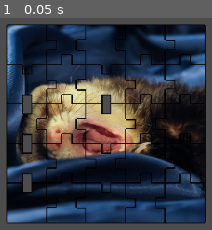
Above: before the commit, frame 1.
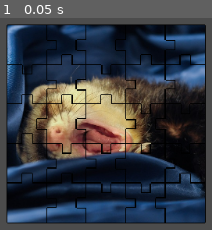
Above: after the commit, the same moment.

Repository: LeoDog896/godot-jigsaw
Game: Godot game, scene res://Main.tscn
Two runs of this game, one before a commit and one after it. Both use one fixed random seed, a clock stepped at 60 frames per second and the inputs below.
Inputs:
- Up to frame 1 (0.05 s): no input

The runs differ from the first frame. In frame 1, 2.3% of the frame differs, in the area x 9-91%, y 35-83%.

Commit message:
refactor: simplify hinges for editor

Diff:
--- a/Puzzle.gd
+++ b/Puzzle.gd
@@ -26,31 +26,19 @@
 
 		piece.texture = texture
 
-		# we use neighbor.* as tracking variables on the Node,
-		# the puzzle piece class doesn't have any use for them.
-		piece.neighbors = {
-			top = null if piece.row == 0 else pieces[n - cols * piece.row],
+		var neighbors := {
+			top = null if piece.row == 0 else pieces[n - cols],
 			left = null if piece.col == 0 else pieces[n - 1],
-			right = null,
-			bottom = null
 		}
 
 		var image_size := Vector2(texture.get_width(), texture.get_height())
 
 		piece.piece_scale = image_size / Vector2(cols, rows) * scale
 
-		piece.hinge = {
-			top = 2 if piece.neighbors.top == null else _reverse_hinge(piece.neighbors.top.hinge.bottom),
-			left = 2 if piece.neighbors.left == null else _reverse_hinge(piece.neighbors.left.hinge.right),
-			right = 2 if piece.col == cols - 1 else randi() % 2,
-			bottom = 2 if piece.row == rows - 1 else randi() % 2
-		}
-
-		if piece.neighbors.top != null:
-			piece.neighbors.top.neighbors.bottom = piece
-
-		if piece.neighbors.left != null:
-			piece.neighbors.left.neighbors.right = piece
+		piece.top_hinge = 2 if neighbors.top == null else _reverse_hinge(neighbors.top.bottom_hinge)
+		piece.left_hinge = 2 if neighbors.left == null else _reverse_hinge(neighbors.left.right_hinge)
+		piece.right_hinge = 2 if piece.col == cols - 1 else randi() % 2
+		piece.bottom_hinge = 2 if piece.row == rows - 1 else randi() % 2
 
 		piece.position = (piece.piece_scale * 2 * Vector2(piece.col, piece.row)) - image_size * scale
 
--- a/PuzzlePiece.gd
+++ b/PuzzlePiece.gd
@@ -14,22 +14,12 @@
 
 export (Texture) var texture
 
-export(Dictionary) var neighbors = {
-	left = null,
-	right = null,
-	top = null,
-	bottom = null
-}
-
-export(Dictionary) var hinge = {
-	left = HingeState.NONE,
-	right = HingeState.NONE,
-	top = HingeState.NONE,
-	bottom = HingeState.NONE
-}
+export(HingeState) var top_hinge = HingeState.NONE
+export(HingeState) var left_hinge = HingeState.NONE
+export(HingeState) var right_hinge = HingeState.NONE
+export(HingeState) var bottom_hinge = HingeState.NONE
 
 export var piece_scale: Vector2
-onready var hinge_scale = piece_scale / 2
 
 onready var polygon := $Polygon2D
 
@@ -39,21 +29,22 @@
 	var angle := direction.angle()
 	if type == HingeState.NONE:
 		return PoolVector2Array([ piece_scale.rotated(angle) ])
-	# since our puzzle piece is around (0, 0), we can use hinge_scale / 2 to define the hinge boundaries
+
+	# since our puzzle piece is around (0, 0), we can use piece_scale / 4 to define the hinge boundaries
 	return PoolVector2Array([
 		piece_scale.rotated(angle),
-		Vector2(piece_scale.x, hinge_scale.y/2).rotated(angle),
-		Vector2(piece_scale.x + hinge_scale.y * (1 if type == HingeState.EXTENDED else -1), hinge_scale.y/2).rotated(angle),
-		Vector2(piece_scale.x + hinge_scale.y * (1 if type == HingeState.EXTENDED else -1), -hinge_scale.y/2).rotated(angle),
-		Vector2(piece_scale.x, -hinge_scale.y/2).rotated(angle),
+		Vector2(piece_scale.x, piece_scale.y / 4).rotated(angle),
+		Vector2(piece_scale.x + piece_scale.y / 2 * (1 if type == HingeState.EXTENDED else -1), piece_scale.y / 4).rotated(angle),
+		Vector2(piece_scale.x + piece_scale.y / 2 * (1 if type == HingeState.EXTENDED else -1), -piece_scale.y / 4).rotated(angle),
+		Vector2(piece_scale.x, -piece_scale.y / 4).rotated(angle),
 	])
 
 func _ready() -> void:
 	polygon.polygon = (
-		hinge(hinge.right, Vector2.RIGHT)
-		+ hinge(hinge.top, Vector2.UP)
-		+ hinge(hinge.left, Vector2.LEFT)
-		+ hinge(hinge.bottom, Vector2.DOWN)
+		hinge(right_hinge, Vector2.RIGHT)
+		+ hinge(top_hinge, Vector2.UP)
+		+ hinge(left_hinge, Vector2.LEFT)
+		+ hinge(bottom_hinge, Vector2.DOWN)
 	)
 
 	polygon.texture = texture
